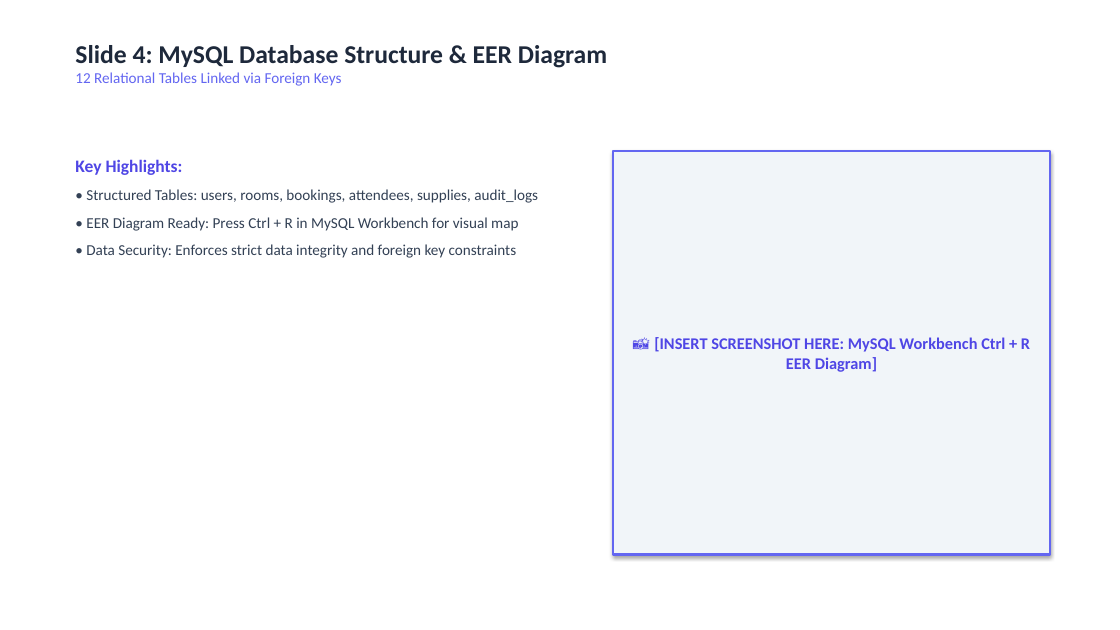
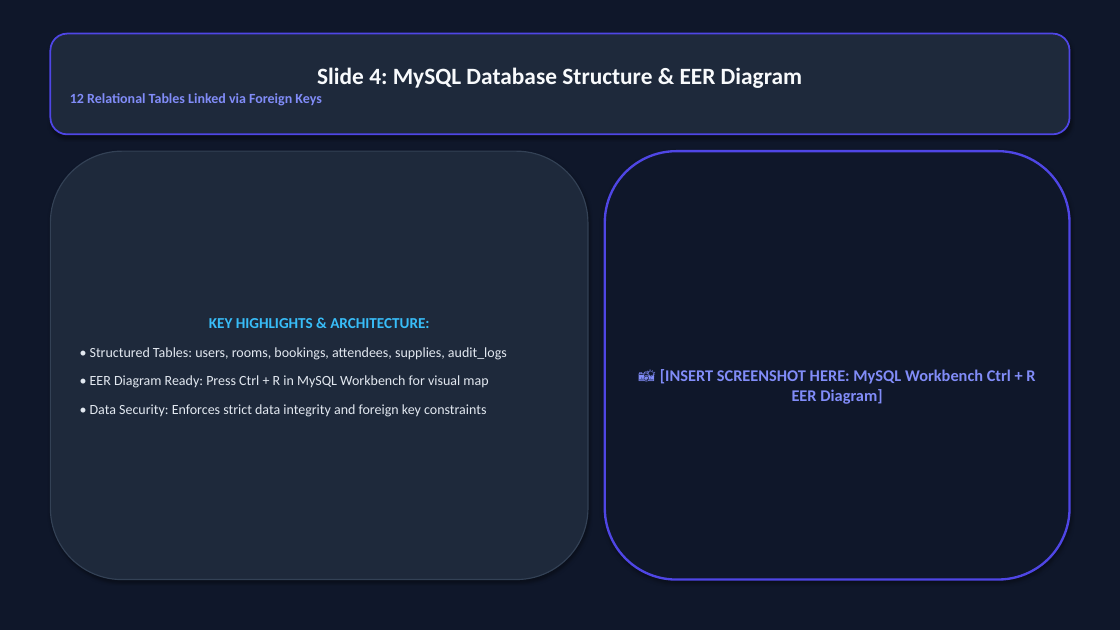
Before and after one commit to VishalMishraCSE/meeting-room-booking-system, a slide deck: slide 4 of document/PRESENTATION_DECK_SLIDES.pptx. Drawn at 1120x630 pixels with LibreOffice and Linux fonts; fonts in the diff are those of the drawing. Boxes give left, top, right and bottom in pixels: in the first picture for what was removed or moved away, otherwise in the second. Text is boxed around its words. In the diff, an @@ line names an element or a change of style, - is before the commit and + after.

Commit message:
docs: add comprehensive Word Master Manual, HR specifications, UML diagrams, EER SVG, and styled PowerPoint presentation deck

```diff
--- a/document/PRESENTATION_DECK_SLIDES.pptx
+++ b/document/PRESENTATION_DECK_SLIDES.pptx
@@ rectangle added at bbox=[0, 0, 1120, 630], fill #0F172A @@
@@ rounded rectangle "Slide 4: MySQL Database Structure ...": place and size @@
-rounded rectangle "Slide 4: MySQL Database Structure ..." at bbox=[75, 45, 607, 86]
+rounded rectangle "Slide 4: MySQL Database Structure ..." at bbox=[50, 34, 1070, 134]
@@ rounded rectangle "Slide 4: MySQL Database Structure ..." at bbox=[50, 34, 1070, 134]: size 22 to 20 pt, text colour #1E293B to #F8FAFC in "Slide 4: MySQL Database Structure & EER ..."; size 13 to 12 pt, text colour #6366F1 to #818CF8, bold on in "12 Relational Tables Linked via Foreign Keys"; alignment left to centre; vertical alignment top to middle; fill none to #1E293B; outline none to #4F46E5 1.5 pt; shadow on @@
@@ rounded rectangle "KEY HIGHLIGHTS & ARCHITECTURE:": place and size @@
-rounded rectangle "KEY HIGHLIGHTS & ARCHITECTURE:" at bbox=[75, 159, 538, 258]
+rounded rectangle "KEY HIGHLIGHTS & ARCHITECTURE:" at bbox=[50, 151, 588, 580]
@@ rounded rectangle "KEY HIGHLIGHTS & ARCHITECTURE:" at bbox=[50, 151, 588, 580]: vertical alignment top to middle; fill none to #1E293B; outline none to #334155 1 pt; shadow on @@
@@ rounded rectangle "📸 [INSERT SCREENSHOT HERE: MySQL ...": place and size @@
-rounded rectangle "📸 [INSERT SCREENSHOT HERE: MySQL ..." at bbox=[613, 151, 1050, 555]
+rounded rectangle "📸 [INSERT SCREENSHOT HERE: MySQL ..." at bbox=[605, 151, 1070, 580]
@@ rounded rectangle "📸 [INSERT SCREENSHOT HERE: MySQL ..." at bbox=[605, 151, 1070, 580]: text colour #4F46E5 to #818CF8; rectangle to rounded rectangle; fill #F1F5F9 to #0F172A; outline #6366F1 2 pt to #4F46E5 2 pt @@
@@ text in rounded rectangle at bbox=[209, 318, 429, 328]: text changed; size 15 to 13 pt; text colour #4F46E5 to #38BDF8 @@
-Key Highlights:
+KEY HIGHLIGHTS & ARCHITECTURE:
@@ text in rounded rectangle at bbox=[90, 347, 507, 417]: size 13 to 12 pt, text colour #334155 to #E2E8F0 in "• Structured Tables: users, rooms, bookings, attendees, ...", "• EER Diagram Ready: Press Ctrl + ...", "• Data Security: Enforces strict data integrity ..."; more space between paragraphs @@
```
Also in this commit, not shown: 17 other slides changed, 4 other files.
